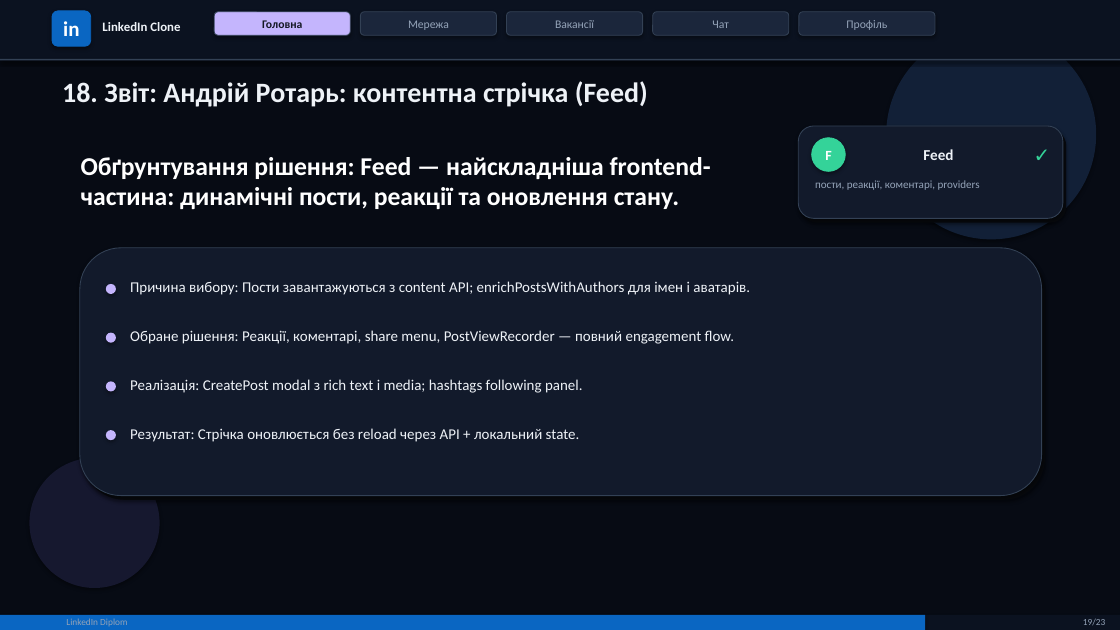
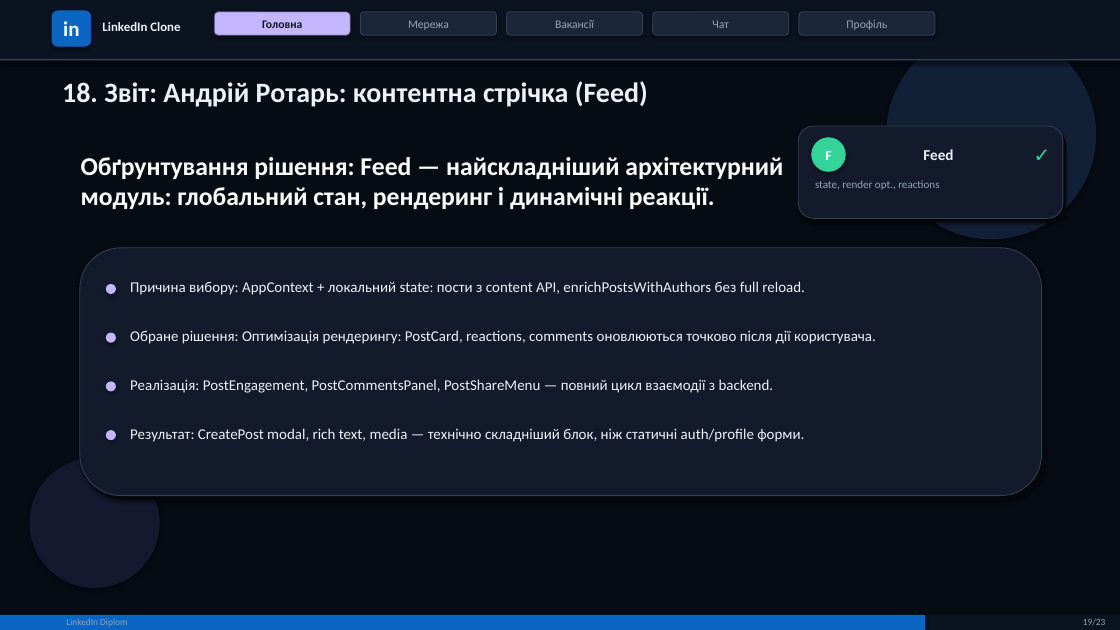
Before and after one commit to hrebenchukM/LinkedInDiplom, a slide deck: slide 19 of presentation.pptx. Drawn at 1120x630 pixels with LibreOffice and Linux fonts; fonts in the diff are those of the drawing. Boxes give left, top, right and bottom in pixels: in the first picture for what was removed or moved away, otherwise in the second. Text is boxed around its words. In the diff, an @@ line names an element or a change of style, - is before the commit and + after.

```diff
--- a/presentation.pptx
+++ b/presentation.pptx
@@ text at [81,157,783,209]: text changed @@
-Обґрунтування рішення: Feed — найскладніша frontend-частина: динамічні пости, реакції та оновлення стану.
+Обґрунтування рішення: Feed — найскладніший архітектурний модуль: глобальний стан, рендеринг і динамічні реакції.
@@ text at [815,180,939,190]: text changed @@
-пости, реакції, коментарі, providers
+state, render opt., reactions
@@ text at [130,281,805,295]: text changed @@
-Причина вибору: Пости завантажуються з content API; enrichPostsWithAuthors для імен і аватарів.
+Причина вибору: AppContext + локальний state: пости з content API, enrichPostsWithAuthors без full reload.
@@ text at [130,330,876,344]: text changed @@
-Обране рішення: Реакції, коментарі, share menu, PostViewRecorder — повний engagement flow.
+Обране рішення: Оптимізація рендерингу: PostCard, reactions, comments оновлюються точково після дії користувача.
@@ text at [130,379,774,393]: text changed @@
-Реалізація: CreatePost modal з rich text і media; hashtags following panel.
+Реалізація: PostEngagement, PostCommentsPanel, PostShareMenu — повний цикл взаємодії з backend.
@@ text at [130,428,804,442]: text changed @@
-Результат: Стрічка оновлюється без reload через API + локальний state.
+Результат: CreatePost modal, rich text, media — технічно складніший блок, ніж статичні auth/profile форми.
```
Also in this commit, not shown: 3 other slides changed, 3 other files.
